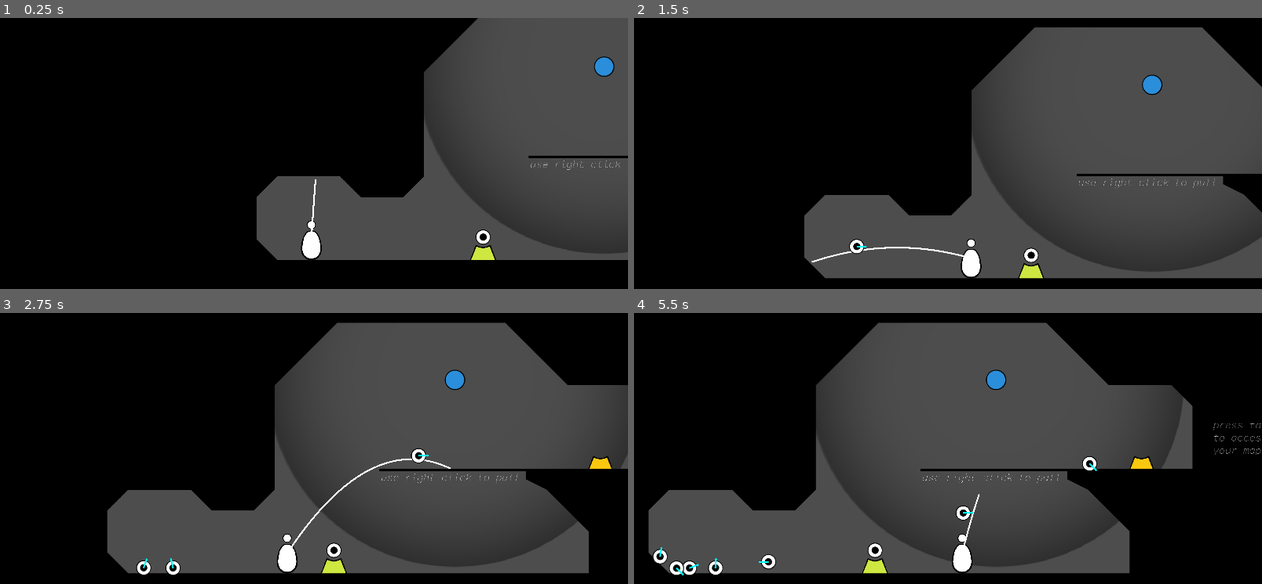
Above: before the commit, frames 1-4 (two rows, left to right).
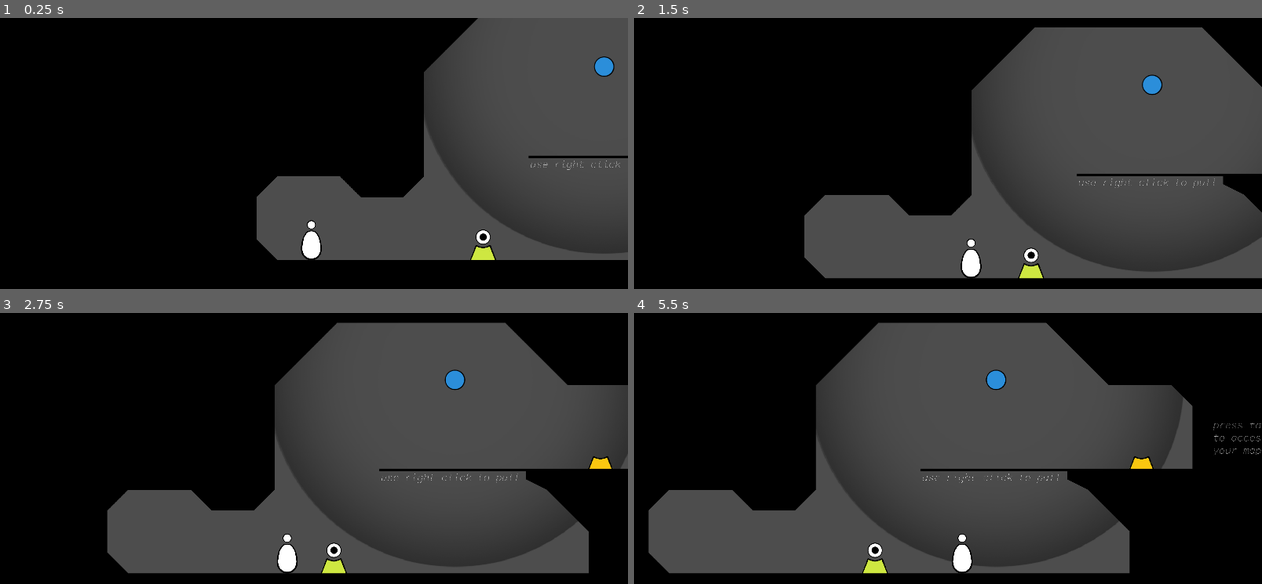
Above: after the commit, the same moments.

Repository: Lukko-Digital/upwell
Game: Godot game, scene res://src/game.tscn
Same seed, same stepped clock (60 frames per second), same inputs: the game is played once before the commit and once after it.
Inputs (mouse positions are in pixels of both pictures, inside the frame that each line leads up to):
- Up to frame 1 (0.25 s): no input
- Up to frame 2 (1.5 s): tap Enter at 0.5, 1.25 s; move the mouse to (1086, 177) at 0.52 s; press the mouse at (1086, 177) at 0.53 s; hold D (right) from 0.53 s (still down); tap Space (jump) at 0.77 s; move the mouse to (822, 213) at 1.27 s; release the mouse at (822, 213) at 1.28 s; tap E (interact) at 1.35 s
- Up to frame 3 (2.75 s): tap Space (jump) at 1.52 s; click (188, 508) at 1.55 s; tap Enter at 2 s; move the mouse to (376, 410) at 2.02 s; release D (right) at 2.03 s; hold A (left) from 2.03 s (still down); hold Shift (orbit) from 2.03 s (still down); click (376, 410) at 2.3 s
- Up to frame 4 (5.5 s): tap Enter at 2.75, 3.5, 4.25 s; move the mouse to (916, 559) at 2.77 s; release A (left) at 2.78 s; release Shift (orbit) at 2.78 s; hold D (right) 2.78-4.28 s; click (916, 559) at 2.85 s; tap Space (jump) at 3.02, 3.77, 4.52 s; move the mouse to (1136, 543) at 3.52 s; press the mouse at (1136, 543) at 3.53 s; move the mouse to (759, 437) at 4.27 s; release the mouse at (759, 437) at 4.28 s; hold A (left) 4.28-5.03 s; tap E (interact) at 4.35 s; click (759, 437) at 4.55 s; move the mouse to (979, 489) at 5.02 s; hold D (right) from 5.03 s (still down); hold Shift (orbit) from 5.03 s (still down); click (979, 489) at 5.3 s

The runs differ from the first frame. In frame 1, less than 0.1% of the frame differs, in the area x 49-51%, y 59-79%; in frame 2, 0.3%; in frame 3, 0.5%; in frame 4, 0.8%, in the area x 2-74%, y 52-98%.

Commit message:
uncomment lines restricting throw

Diff:
--- a/src/player/player.gd
+++ b/src/player/player.gd
@@ -274,23 +274,23 @@
 	get_parent().add_child(instance)
 
 func throw():
-	# if not (
-	# 	has_clicker and
-	# 	aiming
-	# ):
-	# 	return
+	if not (
+		has_clicker and
+		aiming
+	):
+		return
 	var dir = (get_global_mouse_position() - global_position).normalized()
 	spawn_clicker(dir * PLAYER.THROW_VELOCITY)
 
 func handle_throw_arc():
 	throw_arc_line.clear_points()
 
-	# if not (
-	# 	Input.is_action_pressed("throw") and
-	# 	has_clicker and
-	# 	aiming
-	# ):
-	# 	return
+	if not (
+		Input.is_action_pressed("throw") and
+		has_clicker and
+		aiming
+	):
+		return
 
 	var pos = Vector2.ZERO
 	## The rigid body flies in a parabola with slightly less amplitude than
